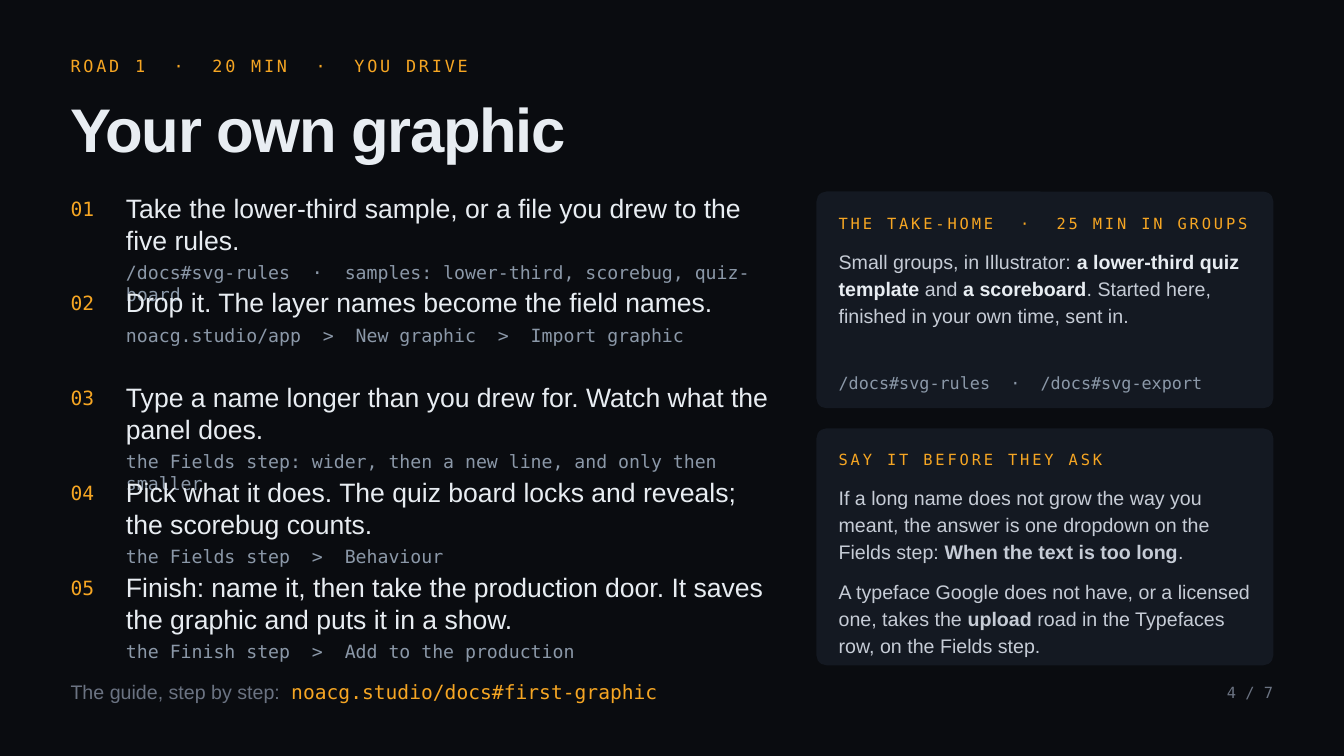
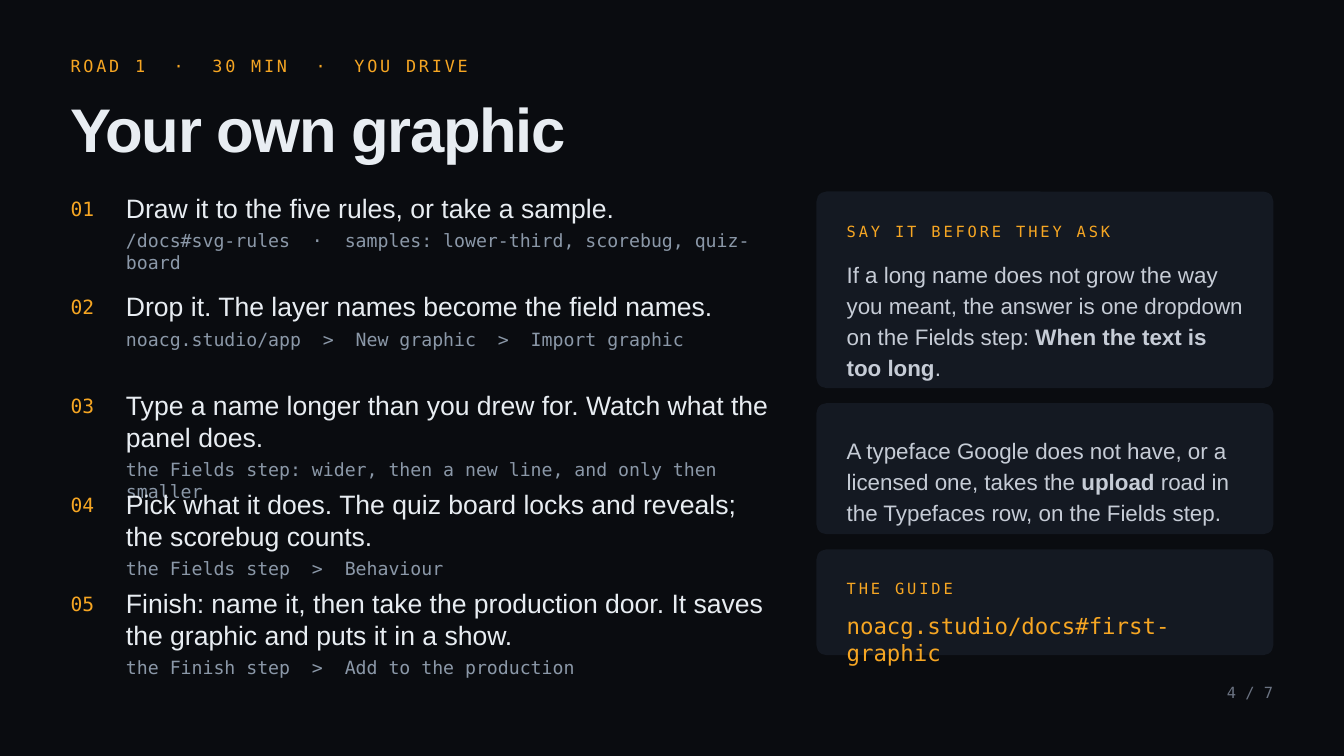
Before and after one commit to NoaCG/NoaCG-Studio, a slide deck: slide 4 of docs/presentation-2026-09-25/NoaCG-2026-09-25.pptx. Drawn at 1344x756 pixels with LibreOffice and Linux fonts; fonts in the diff are those of the drawing. Boxes give left, top, right and bottom in pixels: in the first picture for what was removed or moved away, otherwise in the second. Text is boxed around its words. In the diff, an @@ line names an element or a change of style, - is before the commit and + after.

```diff
--- a/docs/presentation-2026-09-25/NoaCG-2026-09-25.pptx
+++ b/docs/presentation-2026-09-25/NoaCG-2026-09-25.pptx
@@ text at [71,59,468,73]: text changed @@
-ROAD 1 · 20 MIN · YOU DRIVE
+ROAD 1 · 30 MIN · YOU DRIVE
@@ text at [126,198,614,223]: text changed @@
-Take the lower-third sample, or a file you drew to the five rules.
+Draw it to the five rules, or take a sample.
@@ rounded rectangle: place and size @@
-rounded rectangle at [817,192,1273,408]
+rounded rectangle at [817,192,1273,388]
@@ rounded rectangle at [817,192,1273,388]: proportions changed @@
@@ text removed at [839,217,1248,230] @@
-THE TAKE-HOME · 25 MIN IN GROUPS
@@ text "SAY IT BEFORE THEY ASK": place and size @@
-text "SAY IT BEFORE THEY ASK" at [839,453,1102,465]
+text "SAY IT BEFORE THEY ASK" at [847,225,1110,237]
@@ text removed at [839,254,1239,327] @@
-Small groups, in Illustrator: a lower-third quiz template and a scoreboard. Started here, finished in your own time, sent in.
@@ text "If a long name does ..." at [847,267,1242,381]: size 14 to 16 pt @@
@@ text "If a long name does ...": place and size @@
-text "If a long name does ..." at [839,491,1209,563]
+text "If a long name does ..." at [847,267,1242,381]
@@ text "02": place and size @@
-text "02" at [71,295,95,311]
+text "02" at [71,299,95,315]
@@ text "Drop it. The layer names ...": place and size @@
-text "Drop it. The layer names ..." at [126,292,712,346]
+text "Drop it. The layer names ..." at [126,296,712,350]
@@ text removed at [839,376,1203,393] @@
-/docs#svg-rules · /docs#svg-export
@@ rounded rectangle added at [817,403,1273,534], fill #141922 @@
@@ text "A typeface Google does not ...": place and size @@
-text "A typeface Google does not ..." at [839,585,1250,657]
+text "A typeface Google does not ..." at [847,443,1229,526]
@@ text "A typeface Google does not ..." at [847,443,1229,526]: size 14 to 16 pt @@
@@ 4 texts: place and size @@
-4 texts at [71,387,768,567]
+4 texts at [71,395,768,579]
@@ rounded rectangle at [817,549,1273,655]: proportions changed @@
@@ rounded rectangle: place and size @@
-rounded rectangle at [817,429,1273,665]
+rounded rectangle at [817,549,1273,655]
@@ text "05": place and size @@
-text "05" at [71,580,95,596]
+text "05" at [71,596,95,612]
@@ text "Finish: name it, then take ...": place and size @@
-text "Finish: name it, then take ..." at [126,577,763,662]
+text "Finish: name it, then take ..." at [126,593,763,678]
@@ text added at [847,582,953,595], 11 pt, text #F6A623 @@
+THE GUIDE
@@ text at [847,617,1170,666]: text changed; size 14 to 16 pt @@
-The guide, step by step: noacg.studio/docs#first-graphic
+noacg.studio/docs#first-graphic
```
Also in this commit, not shown: 5 other slides changed, 5 other files.
